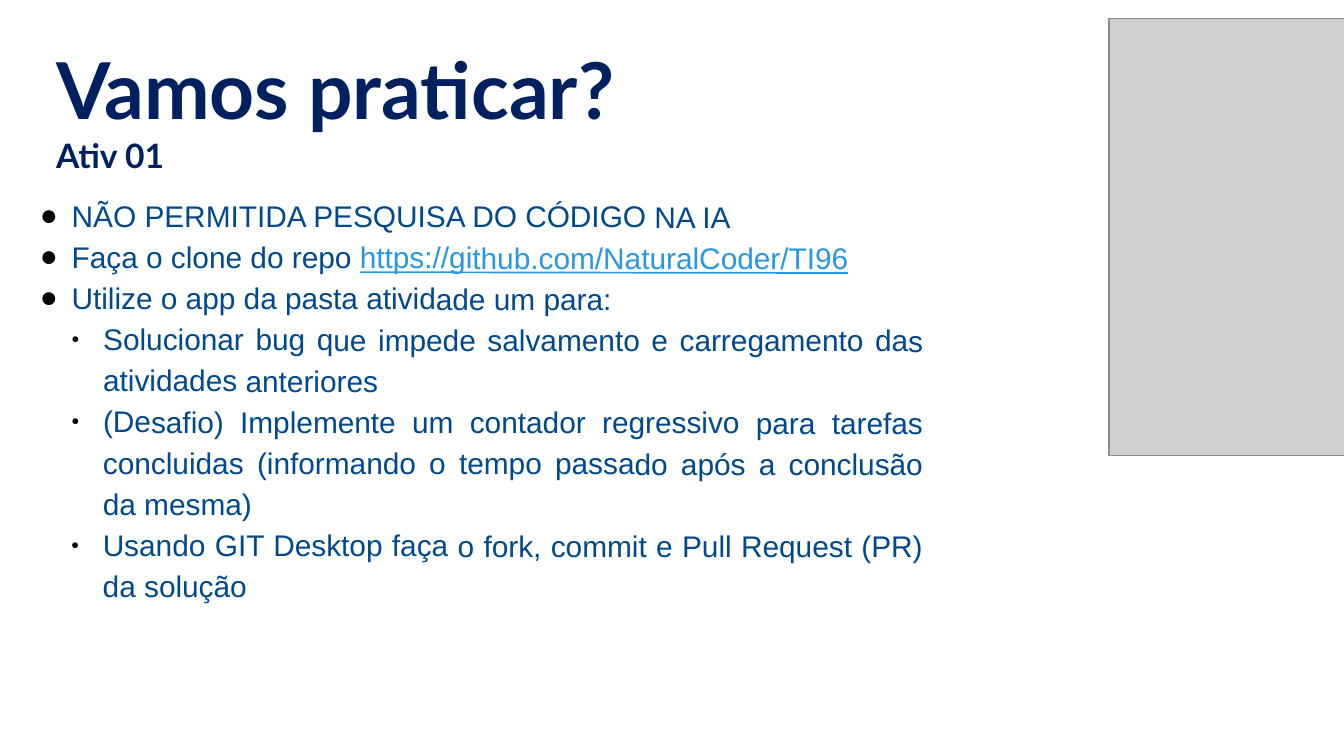
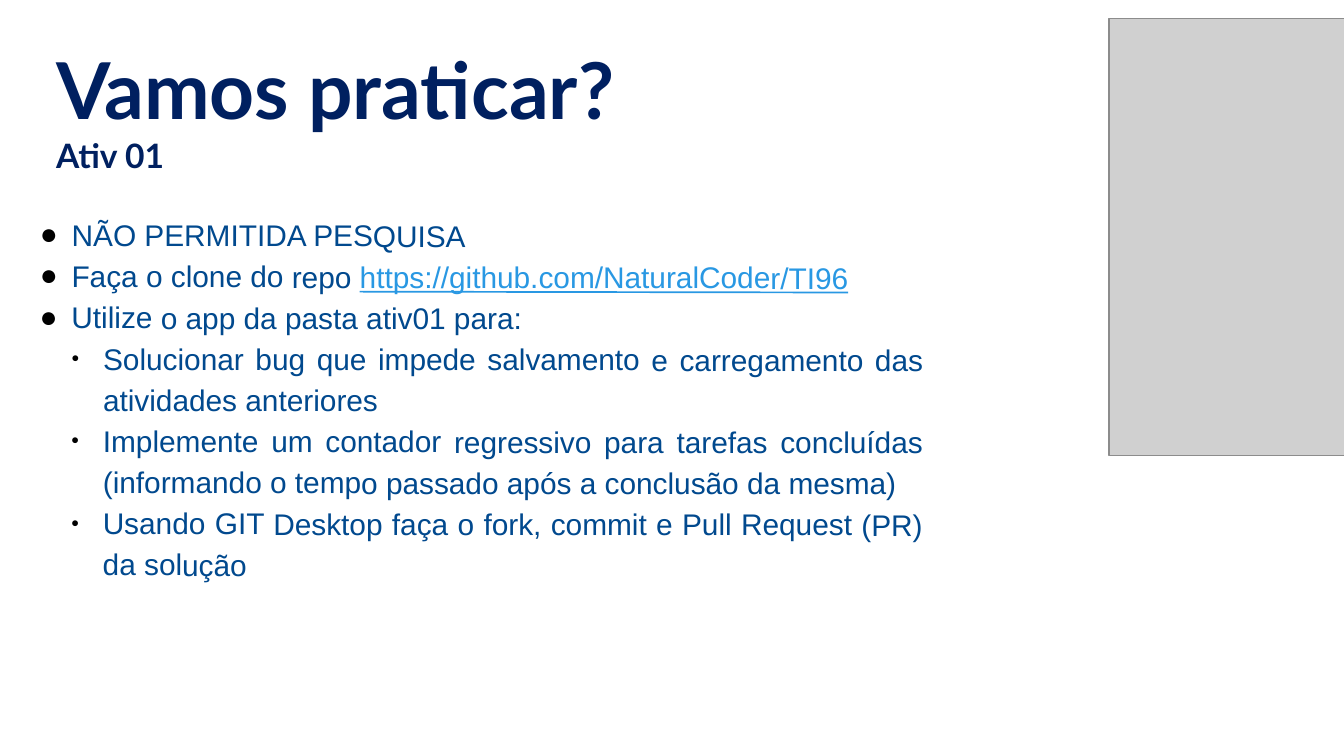
Before and after one commit to danielme17/TI96, a slide deck: slide 11 of aula06/Aula06.pptx. Drawn at 1344x756 pixels with LibreOffice and Linux fonts; fonts in the diff are those of the drawing; grey boxes stand for pictures. Boxes give left, top, right and bottom in pixels: in the first picture for what was removed or moved away, otherwise in the second. Text is boxed around its words. In the diff, an @@ line names an element or a change of style, - is before the commit and + after.

```diff
--- a/aula06/Aula06.pptx
+++ b/aula06/Aula06.pptx
@@ text "NÃO PERMITIDA PESQUISA": place and size @@
-text "NÃO PERMITIDA PESQUISA" at (72,203,923,603)
+text "NÃO PERMITIDA PESQUISA" at (71,223,923,581)
@@ text at (72,223,465,252): text changed @@
-● NÃO PERMITIDA PESQUISA DO CÓDIGO NA IA
+● NÃO PERMITIDA PESQUISA
@@ text at (71,306,522,335): text changed @@
-● Utilize o app da pasta atividade um para:
+● Utilize o app da pasta ativ01 para:
@@ text at (103,430,922,500): text changed @@
-  ● (Desafio) Implemente um contador regressivo para tarefas concluidas (informando o tempo passado após a conclusão da mesma)
+  ● Implemente um contador regressivo para tarefas concluídas (informando o tempo passado após a conclusão da mesma)
```
Also in this commit, not shown: 1 other slide changed.
